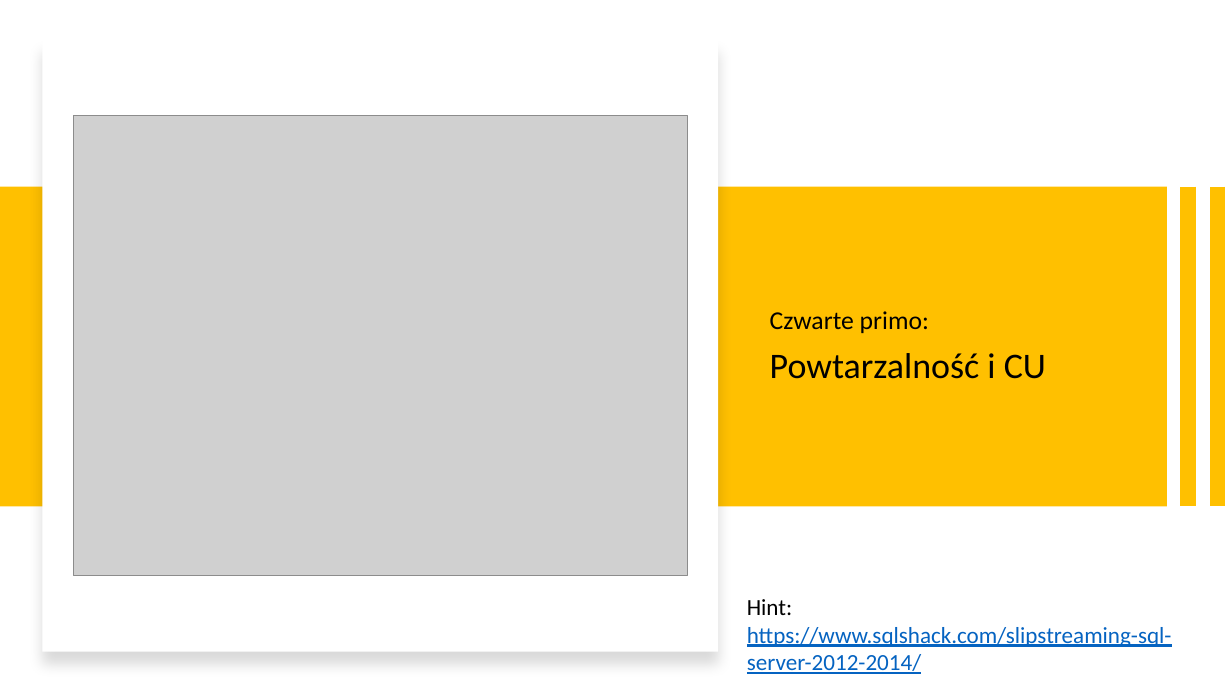
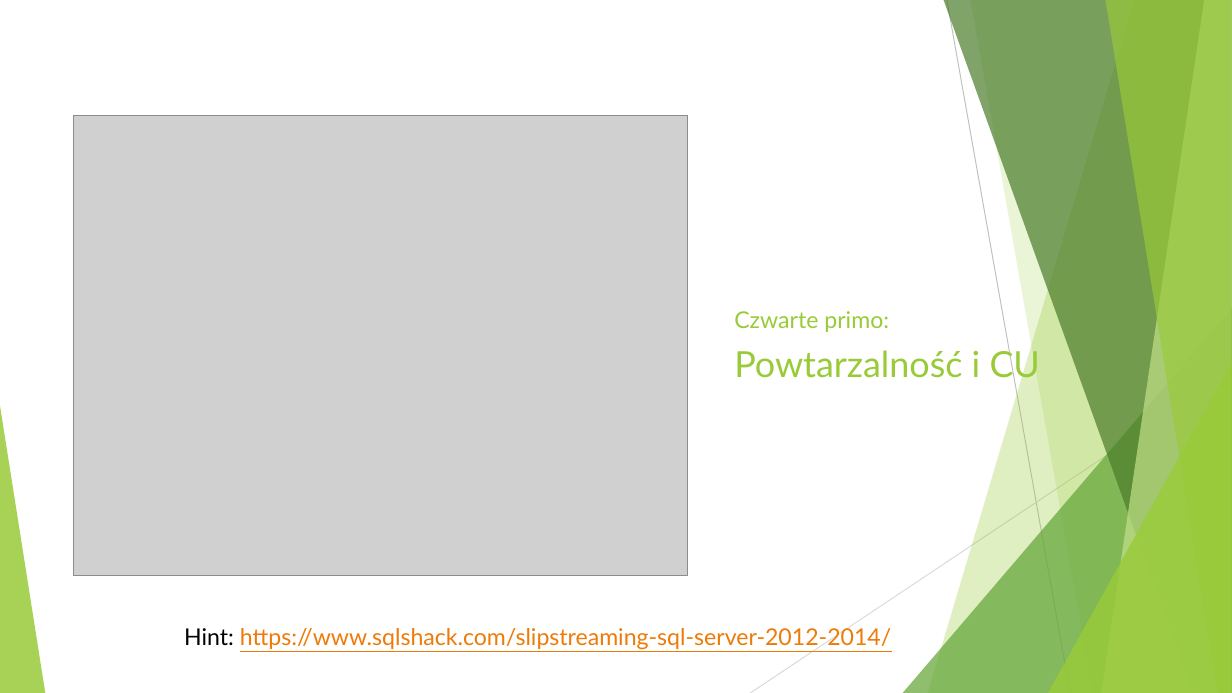
Before and after one commit to lukaszherman/datacommunity2020, a slide deck: slide 14 of MSSQL okiem DBA.pptx. Drawn at 1232x693 pixels with LibreOffice and Linux fonts; fonts in the diff are those of the drawing; grey boxes stand for pictures. Boxes give left, top, right and bottom in pixels: in the first picture for what was removed or moved away, otherwise in the second. Text is boxed around its words. In the diff, an @@ line names an element or a change of style, - is before the commit and + after.

```diff
--- a/MSSQL okiem DBA.pptx
+++ b/MSSQL okiem DBA.pptx
@@ rectangle removed at (x1=43, y1=40, x2=718, y2=653) @@
@@ rectangle removed at (x1=0, y1=187, x2=1167, y2=506) @@
@@ line removed from (1189, 187) to (1189, 506) @@
@@ line removed from (1218, 187) to (1218, 506) @@
@@ text "Czwarte primo:" moved from (x1=770, y1=311, x2=1046, y2=379) to (x1=734, y1=311, x2=1040, y2=384) @@
@@ text "Czwarte primo:" at (x1=734, y1=311, x2=1040, y2=384): size 20 to 18 pt in "Czwarte primo:"; font Calibri to Lato, text colour #000000 to #99CB38 @@
@@ group added at (x1=0, y1=0, x2=1232, y2=693): 5 freeform shapes, 3 triangles, 2 lines @@
@@ text "Hint: https://www.sqlshack.com/slipstreaming-sql-server-2012 ..." moved from (x1=747, y1=599, x2=1172, y2=674) to (x1=184, y1=628, x2=891, y2=650) @@
@@ text "Hint: https://www.sqlshack.com/slipstreaming-sql-server-2012 ..." at (x1=184, y1=628, x2=891, y2=650): font Calibri to Lato, text colour #0563C1 to #EE7B08 @@
```
Also in this commit, not shown: 22 other slides changed, 1 slide added, 1 slide removed.
